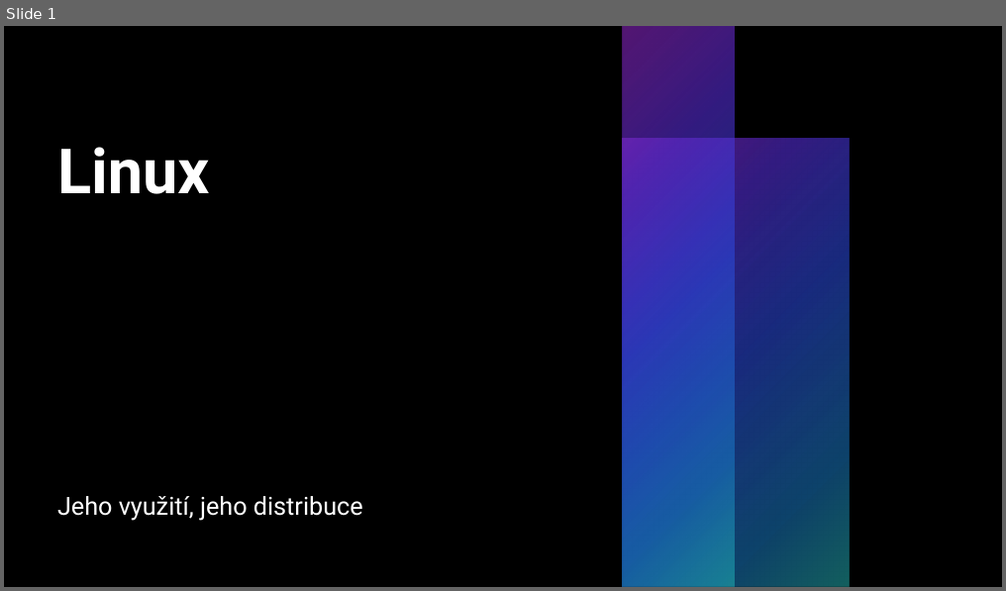
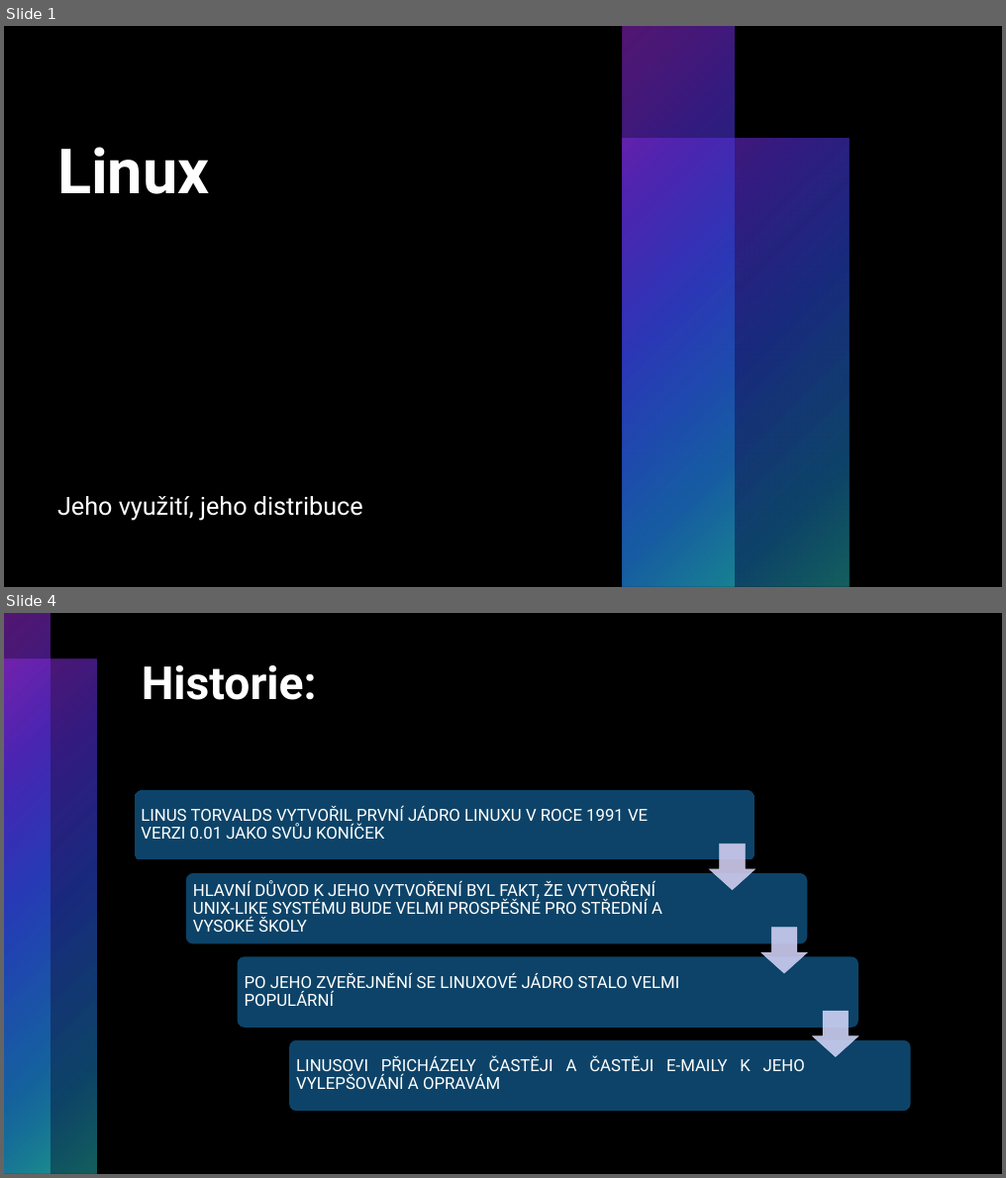
Before and after one commit to RadRoz12/Linux, a slide deck: Linux.pptx. Shown one above the other, each under a label of ours: slide 1 before the commit, slides 1 and 4 after it; the slides between them are not shown. The pictures are 1006x591 and 1006x1178 pixels, drawn with LibreOffice and Linux fonts; fonts in the diff are those of the drawing; background and template pictures are left out. Boxes give left, top, right and bottom in pixels: in the first picture for what was removed or moved away, otherwise in the second. Text is boxed around its words. In the diff, an @@ line names an element or a change of style, - is before the commit and + after.

```diff
--- a/Linux.pptx
+++ b/Linux.pptx
@@ slide 4 added at (x1=4, y1=613, x2=1002, y2=1174), background #000000 @@
@@ rectangle added at (x1=4, y1=613, x2=51, y2=1174), fill gradient #A62DE3 to #562DD5 to #2D4CE3 to #1B86D1 to #25BEBE @@
@@ rectangle added at (x1=4, y1=613, x2=1002, y2=1174), fill #000000 @@
@@ rectangle added at (x1=4, y1=613, x2=51, y2=1174), fill gradient #A62DE3 to #562DD5 to #2D4CE3 to #1B86D1 to #25BEBE @@
@@ rectangle added at (x1=4, y1=660, x2=97, y2=1174), fill gradient #A62DE3 to #562DD5 to #2D4CE3 to #1B86D1 to #25BEBE @@
@@ rectangle added at (x1=4, y1=660, x2=97, y2=1174), fill gradient #A62DE3 to #562DD5 to #2D4CE3 to #1B86D1 to #25BEBE @@
@@ title added at (x1=142, y1=665, x2=317, y2=700), 44 pt, text #FFFFFF, bold @@
+Historie:
@@ group added at (x1=135, y1=789, x2=911, y2=1111): 4 rounded rectangles, 4 texts, 3 down arrows @@
+LINUS TORVALDS VYTVOŘIL PRVNÍ JÁDRO LINUXU V ROCE 1991 VE VERZI 0.01 JAKO SVŮJ KONÍČEK
+HLAVNÍ DŮVOD K JEHO VYTVOŘENÍ BYL FAKT, ŽE VYTVOŘENÍ UNIX-LIKE SYSTÉMU BUDE VELMI PROSPĚŠNÉ PRO STŘEDNÍ A VYSOKÉ ŠKOLY
+PO JEHO ZVEŘEJNĚNÍ SE LINUXOVÉ JÁDRO STALO VELMI POPULÁRNÍ
+LINUSOVI PŘICHÁZELY ČASTĚJI A ČASTĚJI E-MAILY K JEHO VYLEPŠOVÁNÍ A OPRAVÁM
```
Also in this commit, not shown: 5 other slides added.
